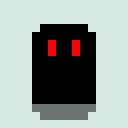
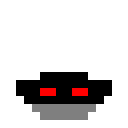
Before/after of a (128, 128) layered artwork. What changed in the layer stack:
showed "frame 1 copy 8" over [16, 72, 112, 104]
hid "frame 1" over [32, 24, 96, 96]
hid "Layer 1" over [0, 0, 128, 128]
